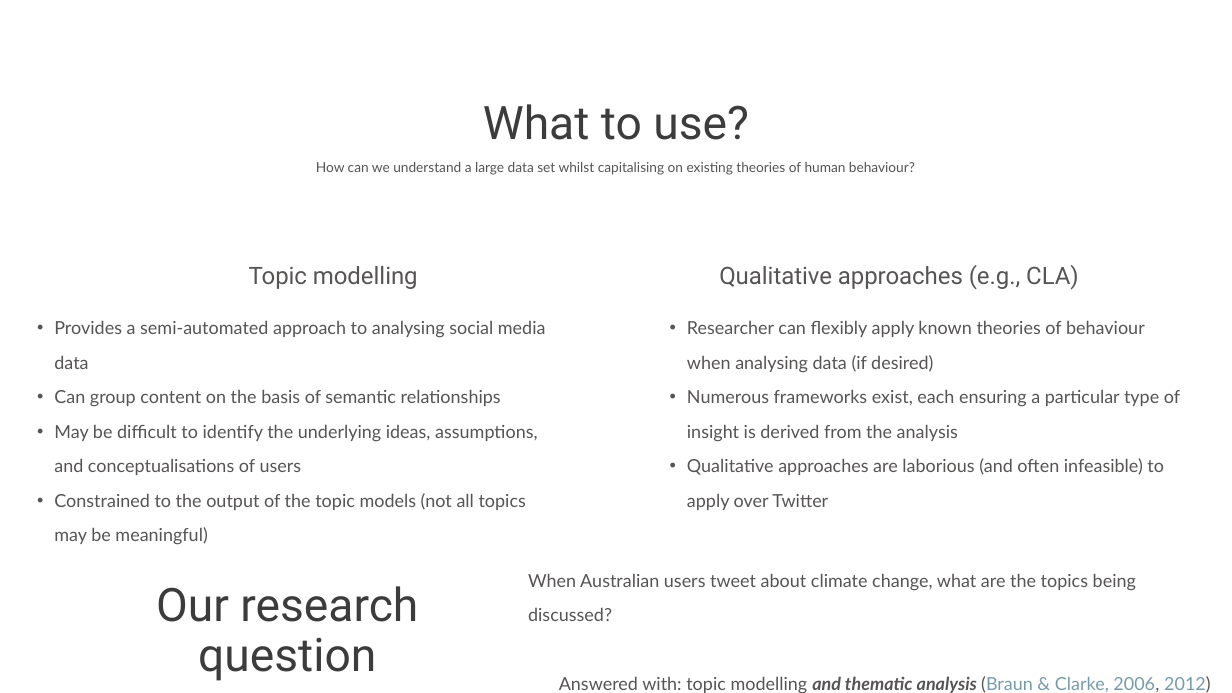
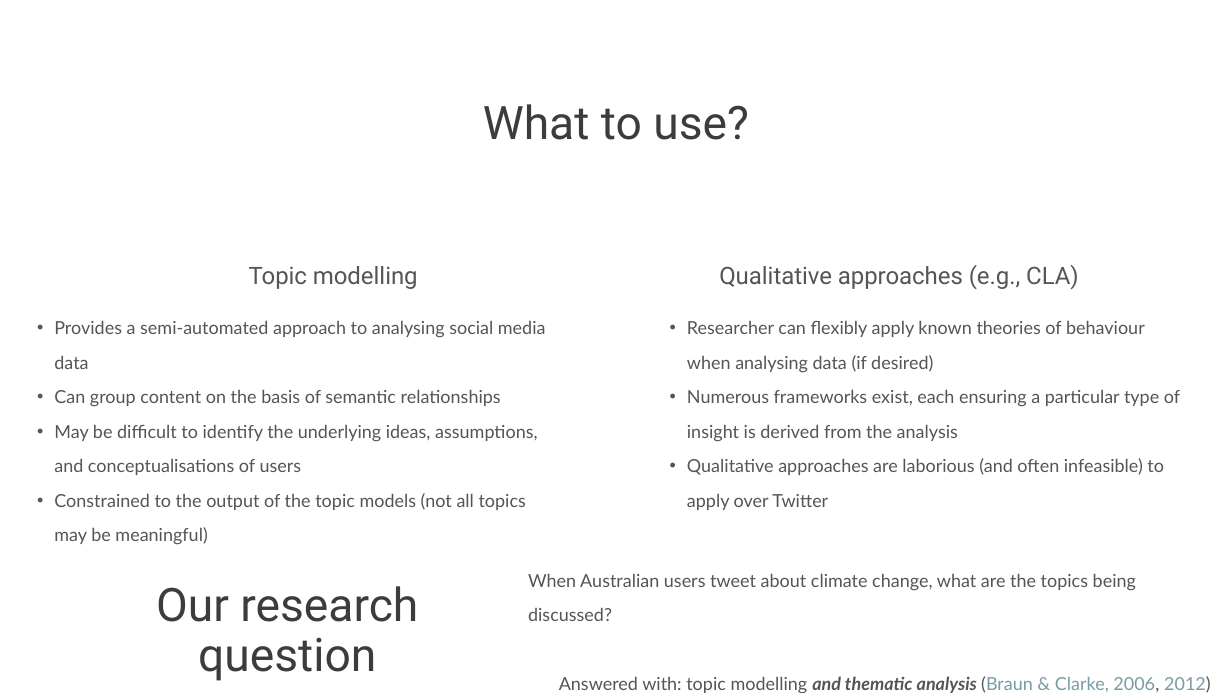
Before and after one commit to matt-lab/matt-lab.github.io, a slide deck: slide 19 of assets/presentations/data2019.pptx. Drawn at 1232x693 pixels with LibreOffice and Linux fonts; fonts in the diff are those of the drawing. Boxes give left, top, right and bottom in pixels: in the first picture for what was removed or moved away, otherwise in the second. Text is boxed around its words. In the diff, an @@ line names an element or a change of style, - is before the commit and + after.

Commit message:
Added Data61 presentation

```diff
--- a/assets/presentations/data2019.pptx
+++ b/assets/presentations/data2019.pptx
@@ text removed at [316, 162, 915, 175] @@
-How can we understand a large data set whilst capitalising on existing theories of human behaviour?
```
Also in this commit, not shown: 19 other slides changed, 1 slide added, 1 slide removed, 3 other files.
